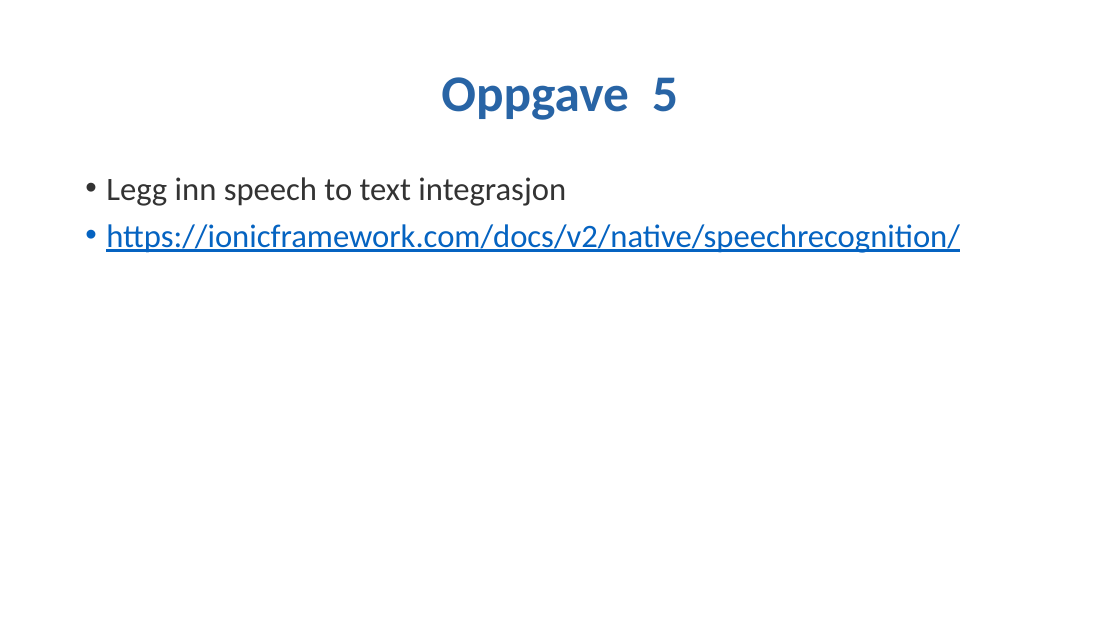
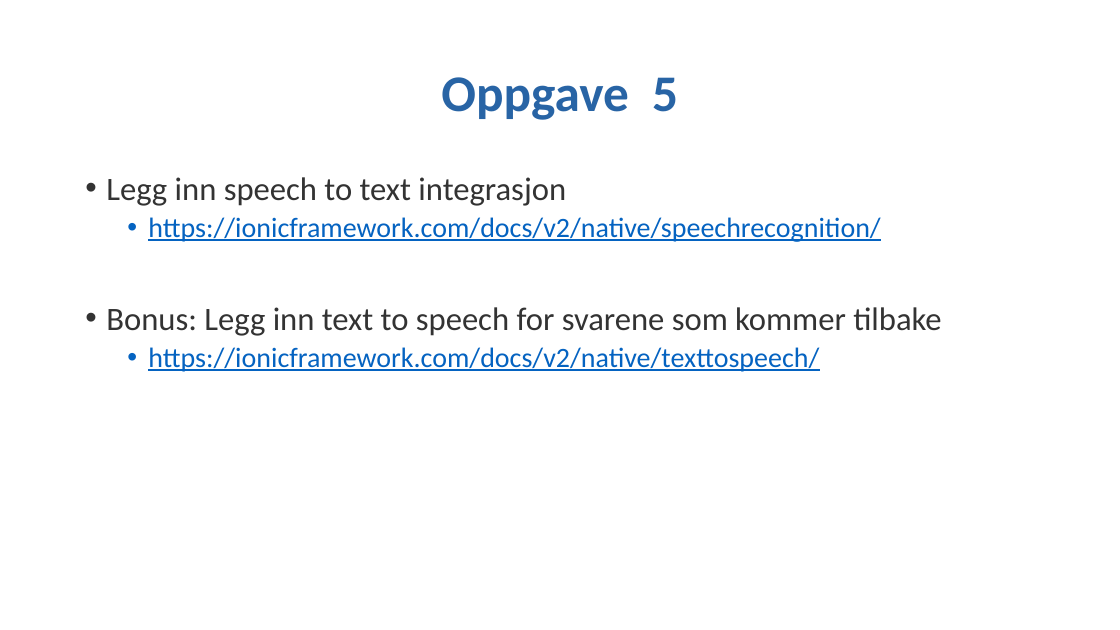
Before and after one commit to stiasta/foredrag, a slide deck: slide 23 of Ionic 2 workshop/Ionic 2 workshop.pptx (slide 21 before the commit). Drawn at 1120x630 pixels with LibreOffice and Linux fonts; fonts in the diff are those of the drawing; background and template pictures are left out. Boxes give left, top, right and bottom in pixels: in the first picture for what was removed or moved away, otherwise in the second. Text is boxed around its words. In the diff, an @@ line names an element or a change of style, - is before the commit and + after.

```diff
--- a/Ionic 2 workshop/Ionic 2 workshop.pptx
+++ b/Ionic 2 workshop/Ionic 2 workshop.pptx
@@ text at box(148, 217, 880, 242): size 28 to 24 pt in "https://ionicframework.com/docs/v2/native/speechrecognition/"; list level 1 to 2 in "https://ionicframework.com/docs/v2/native/speechrecognition/" @@
@@ text at box(106, 307, 941, 372): paragraphs added @@
+• Bonus: Legg inn text to speech for svarene som kommer tilbake
+  • https://ionicframework.com/docs/v2/native/texttospeech/
```
Also in this commit, not shown: 12 other slides changed, 2 slides added, 2 other files.
